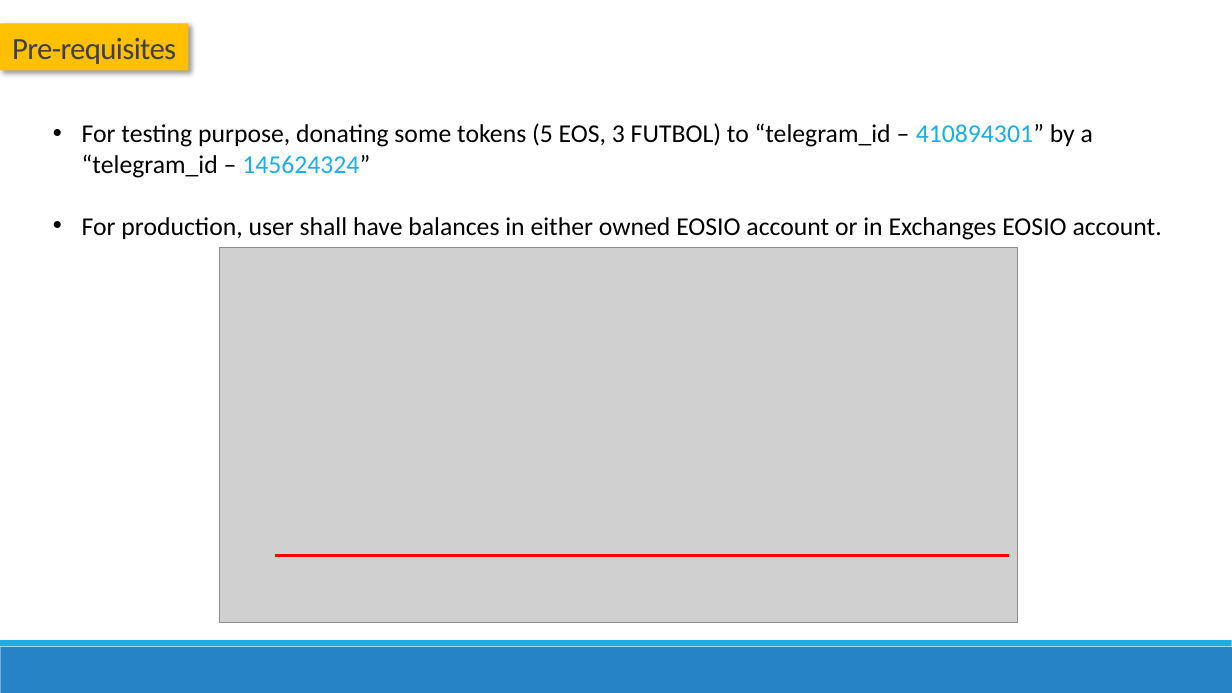
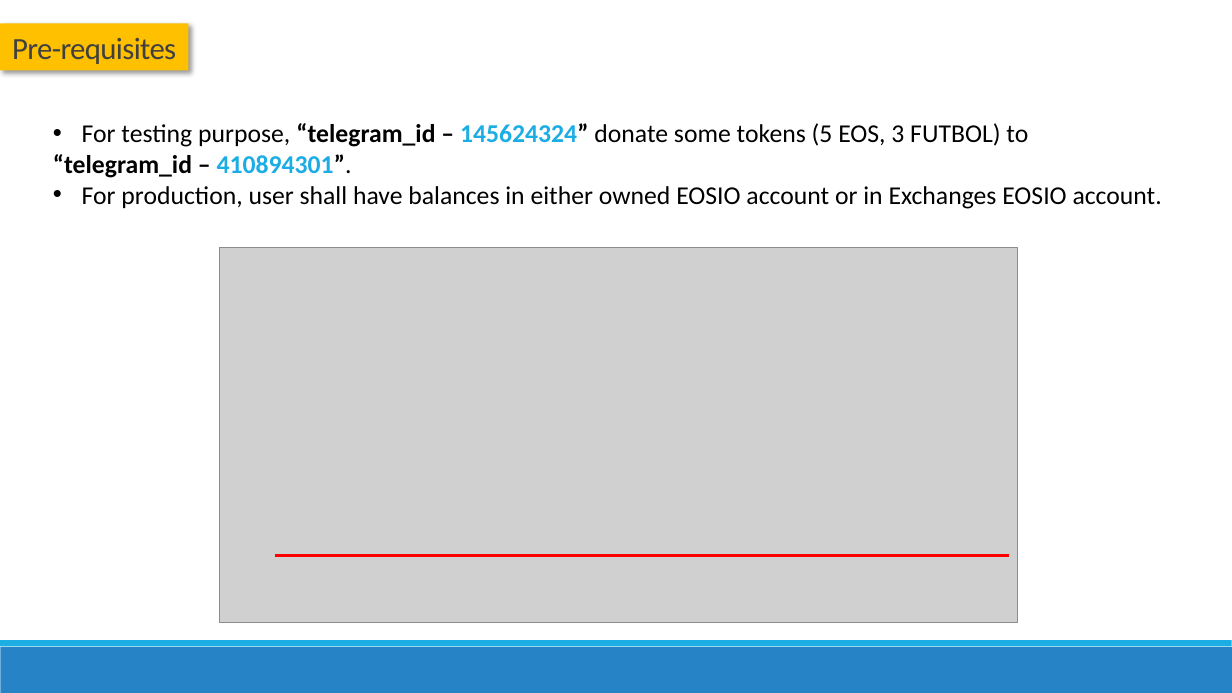
Before and after one commit to abhi3700/tipuser_bot, a slide deck: slide 3 of output/testing_report.pptx. Drawn at 1232x693 pixels with LibreOffice and Linux fonts; fonts in the diff are those of the drawing; grey boxes stand for pictures. Boxes give left, top, right and bottom in pixels: in the first picture for what was removed or moved away, otherwise in the second. Text is boxed around its words. In the diff, an @@ line names an element or a change of style, - is before the commit and + after.

Commit message:
testing_report updated

```diff
--- a/output/testing_report.pptx
+++ b/output/testing_report.pptx
@@ text at (x1=53, y1=123, x2=1028, y2=178): text changed @@
-• For testing purpose, donating some tokens (5 EOS, 3 FUTBOL) to “telegram_id – 410894301” by a “telegram_id – 145624324”
+• For testing purpose, “telegram_id – 145624324” donate some tokens (5 EOS, 3 FUTBOL) to
+“telegram_id – 410894301”.
@@ text at (x1=82, y1=186, x2=1162, y2=209): alignment left to justified @@
```
Also in this commit, not shown: 5 other slides changed, 1 other file.
